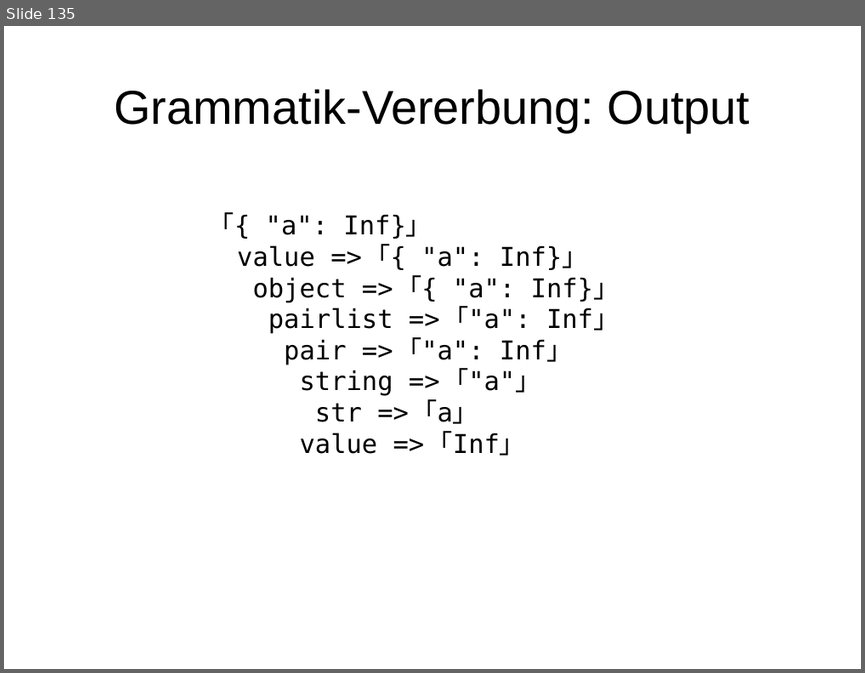
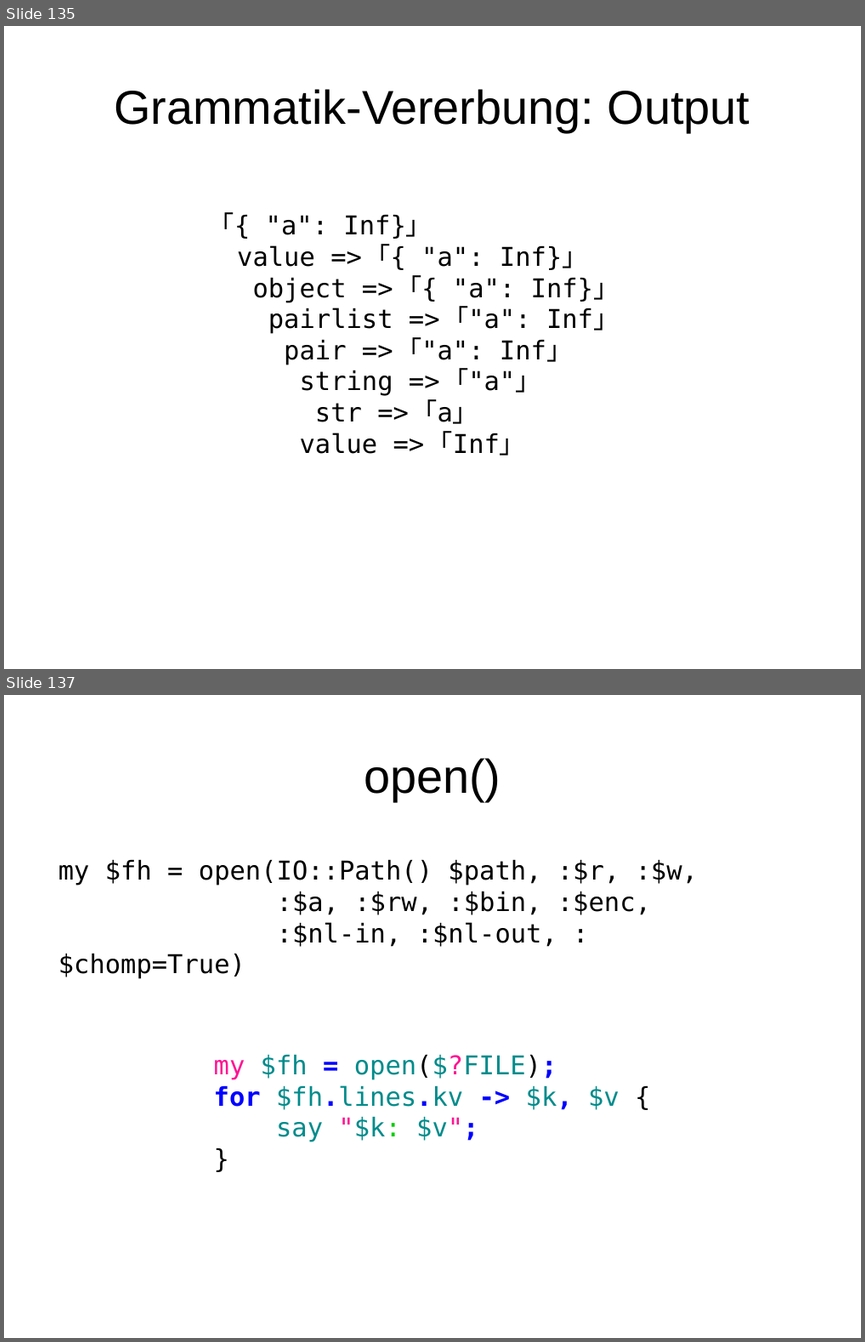
Before and after one commit to moritz/perl6-training-de, a slide deck: schulung.odp. Shown one above the other, each under a label of ours: slide 135 before the commit, slides 135 and 137 after it; the slides between them are not shown. The pictures are 865x673 and 865x1342 pixels, drawn with LibreOffice and Linux fonts; fonts in the diff are those of the drawing. Boxes give left, top, right and bottom in pixels: in the first picture for what was removed or moved away, otherwise in the second. Text is boxed around its words. In the diff, an @@ line names an element or a change of style, - is before the commit and + after.

```diff
--- a/schulung.odp
+++ b/schulung.odp
@@ slide 137 added at <box>4,695,861,1338</box>, background #FFFFFF @@
@@ title added at <box>364,758,500,801</box>, 44 pt, text #000000 @@
+open()
@@ text added at <box>58,859,698,978</box>, 24 pt, text #000000 @@
+my $fh = open(IO::Path() $path, :$r, :$w,
+:$a, :$rw, :$bin, :$enc,
+:$nl-in, :$nl-out, :$chomp=True)
@@ text added at <box>214,1054,619,1141</box>, 24 pt, text #008B8B @@
+my $fh = open($?FILE);
+for $fh.lines.kv -> $k, $v {
+say "$k: $v";
+}
```
Also in this commit, not shown: 1 slide changed, 9 other slides added, 4 other files.
